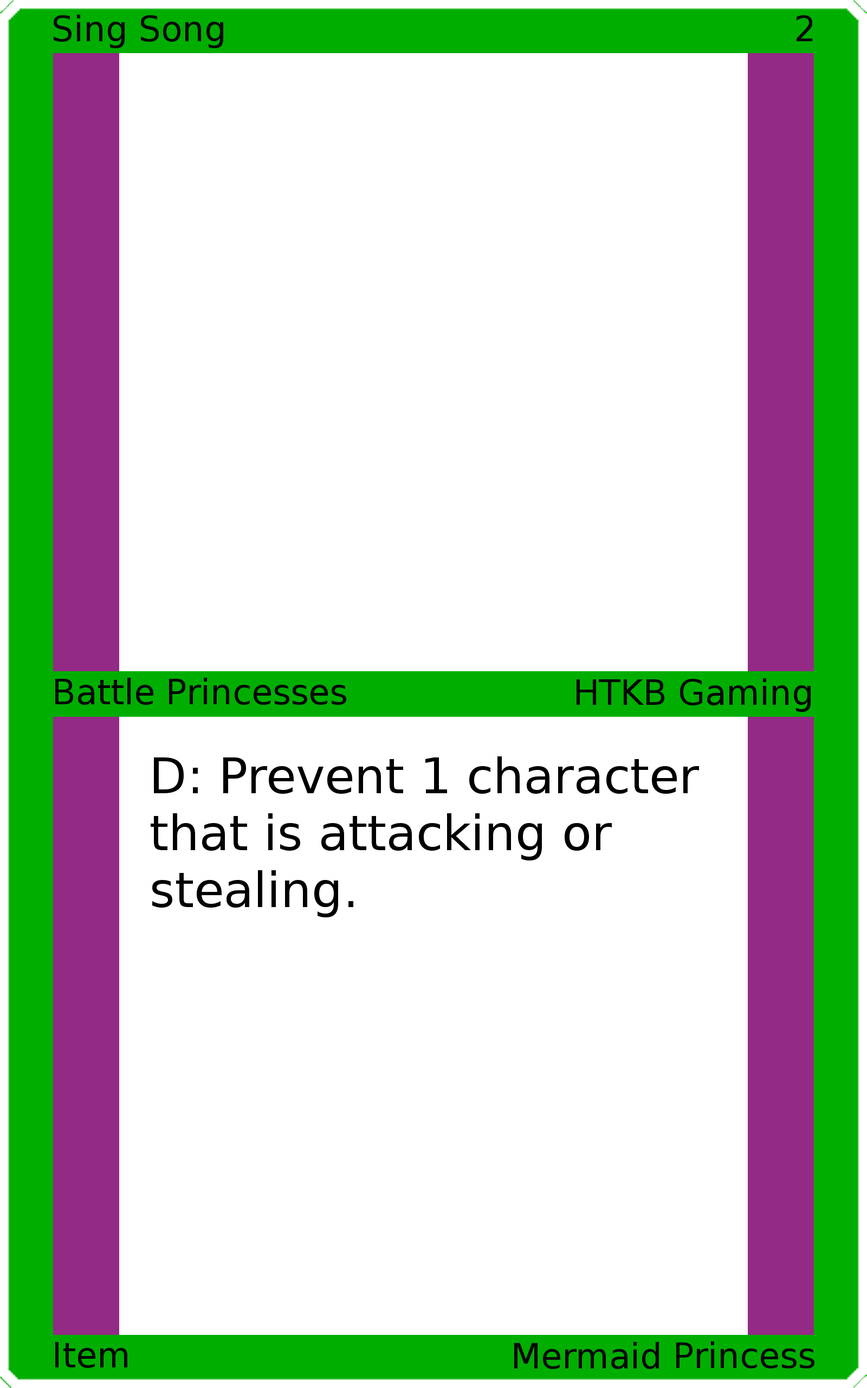
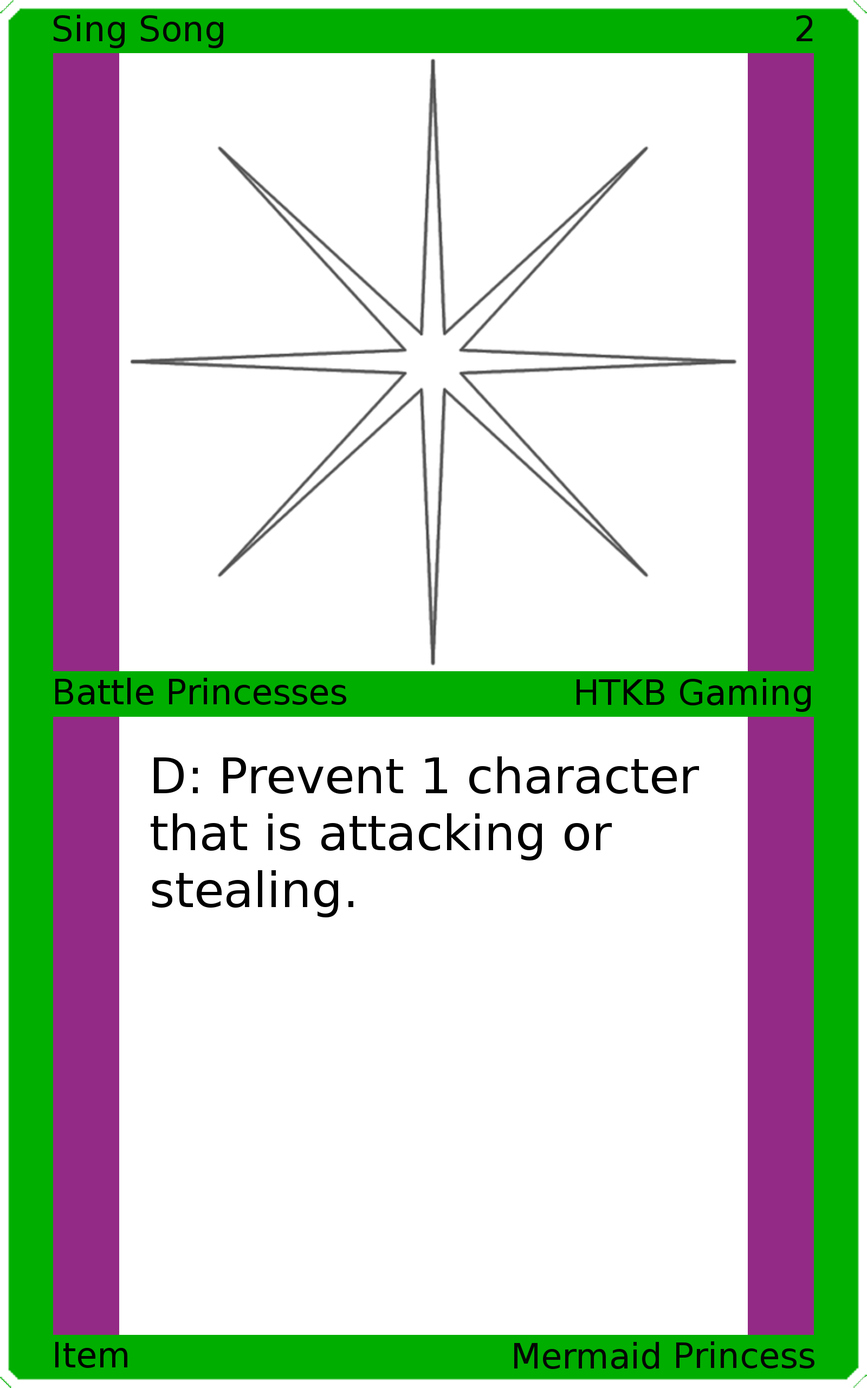
Before/after of a 867x1388 layered artwork. What changed in the layer stack:
added layer "Art" above "Top Background" over (x1=129, y1=57, x2=738, y2=666)
